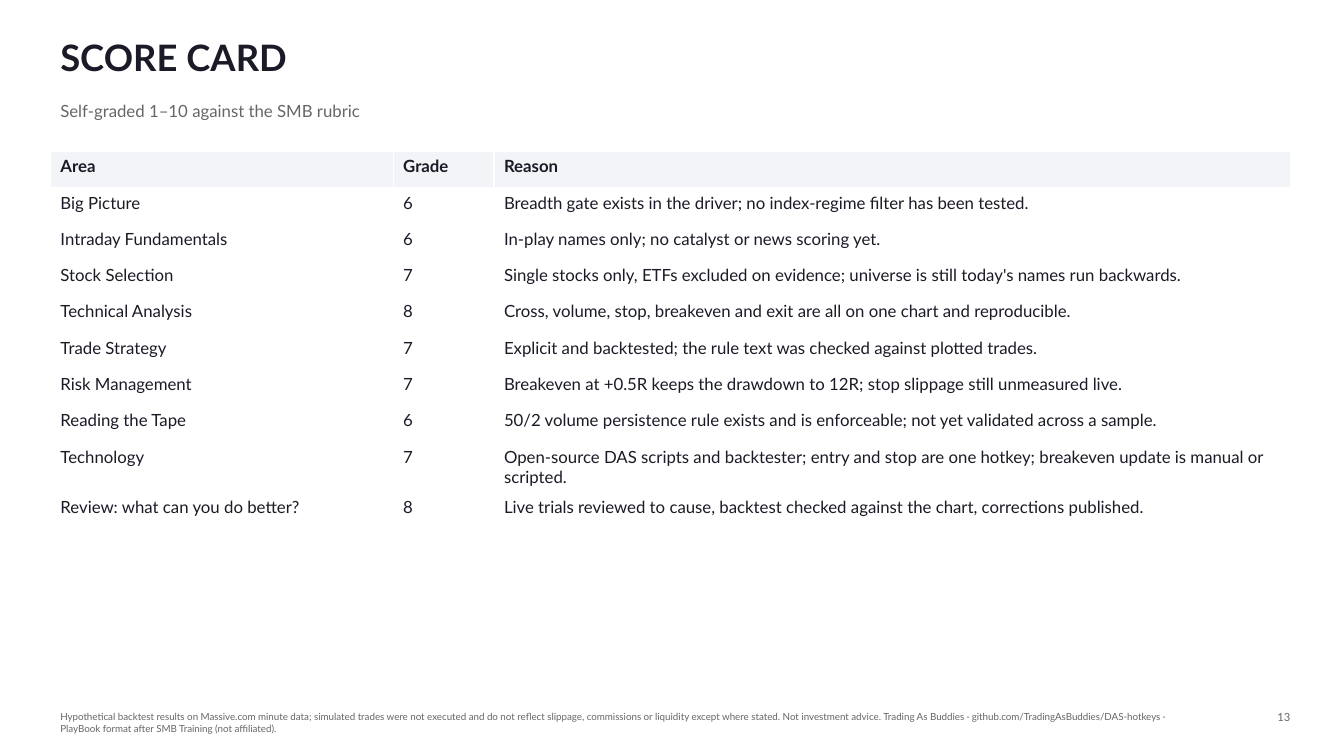
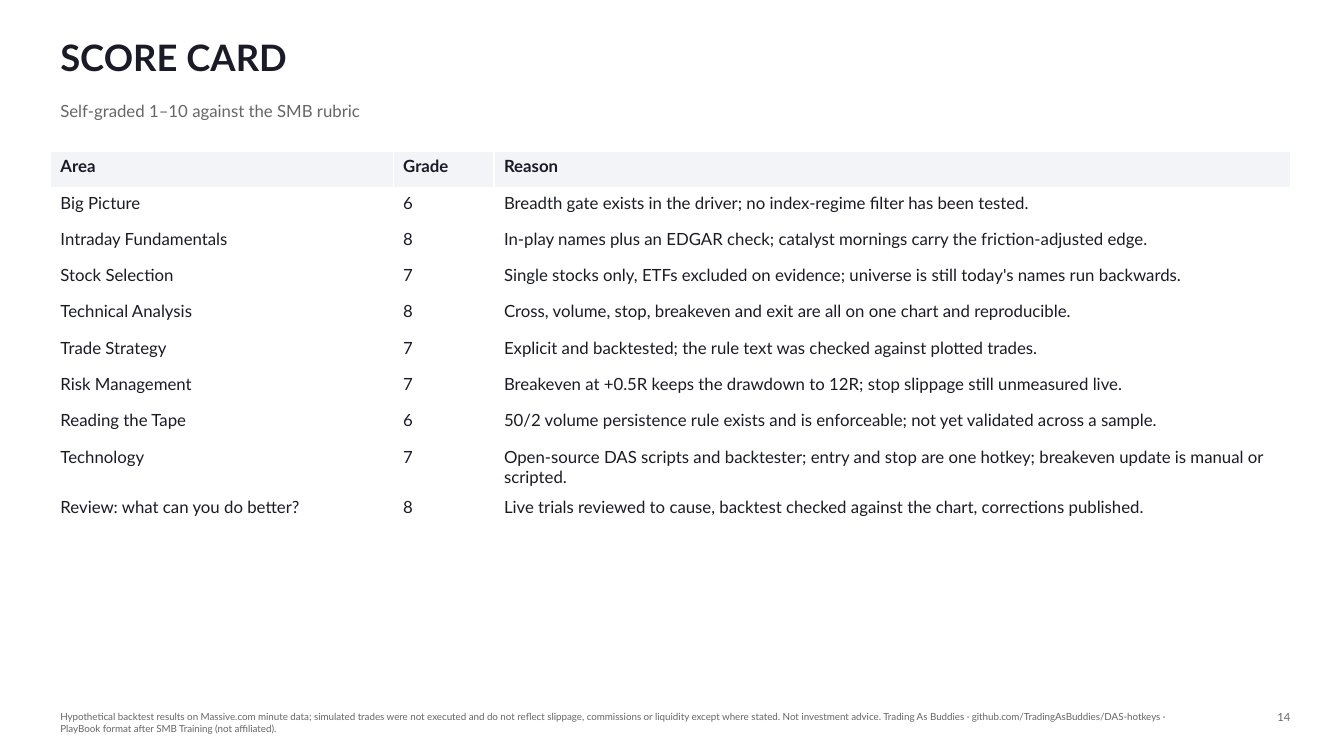
Before and after one commit to TradingAsBuddies/DAS-hotkeys, a slide deck: slide 14 of docs/playbook/PlayBook-Fashionably-Late.pptx (slide 13 before the commit). Drawn at 1344x756 pixels with LibreOffice and Linux fonts; fonts in the diff are those of the drawing. Boxes give left, top, right and bottom in pixels: in the first picture for what was removed or moved away, otherwise in the second. Text is boxed around its words. In the diff, an @@ line names an element or a change of style, - is before the commit and + after.

```diff
--- a/docs/playbook/PlayBook-Fashionably-Late.pptx
+++ b/docs/playbook/PlayBook-Fashionably-Late.pptx
@@ table at [50, 151, 1291, 520] @@
-row 3, column 2: 6
+row 3, column 2: 8
-row 3, column 3: In-play names only; no catalyst or news scoring yet.
+row 3, column 3: In-play names plus an EDGAR check; catalyst mornings carry the friction-adjusted edge.
@@ text at [1277, 713, 1290, 721]: text changed @@
-13
+14
```
Also in this commit, not shown: 8 other slides changed, 1 slide added, 12 other files.
